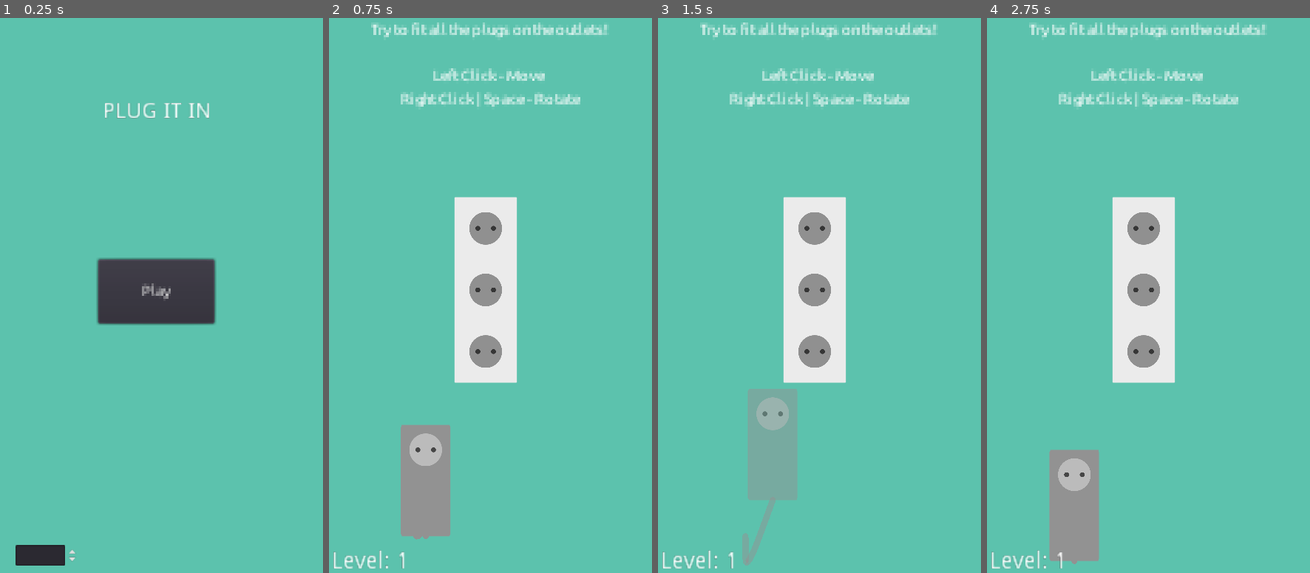
Above: before the commit, frames 1-4 (left to right).
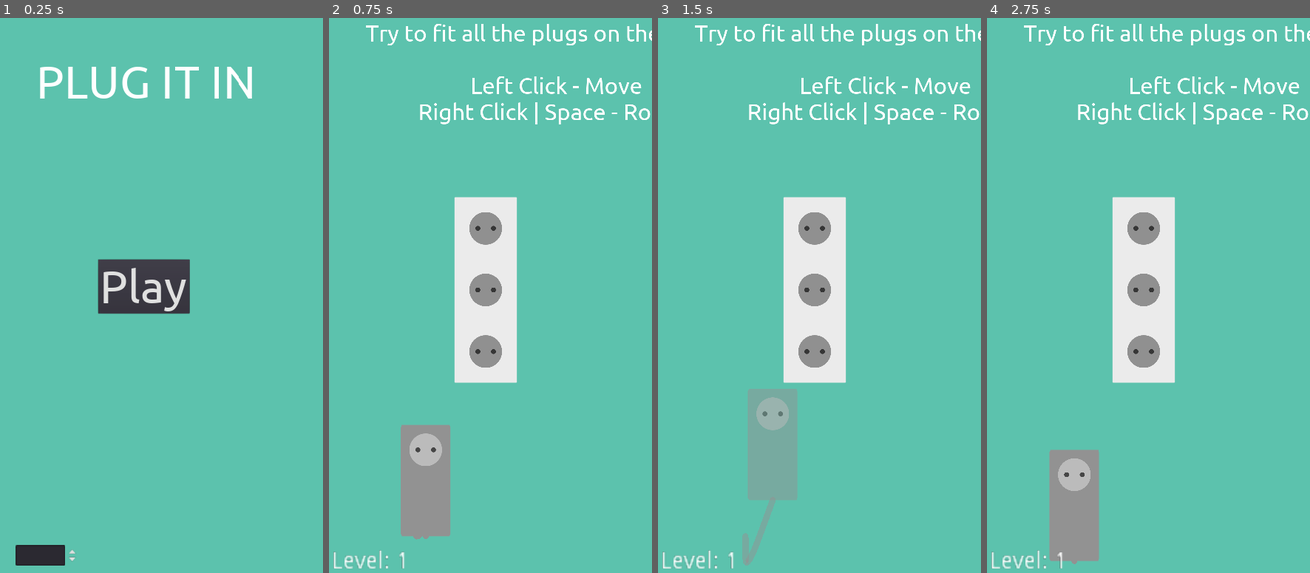
Above: after the commit, the same moments.

Repository: unSAME-Studio/ProjectOutlet
Game: Godot game, scene res://scenes/Menu.tscn
Two runs of this game, one before a commit and one after it. Both use one fixed random seed, a clock stepped at 60 frames per second and the inputs below.
Inputs (mouse positions are in pixels of both pictures, inside the frame that each line leads up to):
- Up to frame 1 (0.25 s): no input
- Up to frame 2 (0.75 s): click "Play" at 0.5 s
- Up to frame 3 (1.5 s): drag from (745, 506) to (848, 162) at 1.27 s
- Up to frame 4 (2.75 s): drag from (1077, 317) to (1083, 478) at 2.02 s

The runs differ from the first frame. In frame 1, 4.0% of the frame differs, in the area x 12-79%, y 8-56%; in frame 2, 3.5%; in frame 3, 3.5%; in frame 4, 3.5%.

Commit message:
Fixing Font Blurr

Diff:
--- a/scenes/Main.tscn
+++ b/scenes/Main.tscn
@@ -24,7 +24,7 @@
 margin_top = 83.0
 margin_right = -157.0
 margin_bottom = 97.0
-rect_scale = Vector2( 3.42883, 3.40738 )
+rect_scale = Vector2( 0.5, 0.5 )
 custom_fonts/font = ExtResource( 2 )
 text = "Try to fit all the plugs on the outlets!
 
--- a/scenes/Menu.tscn
+++ b/scenes/Menu.tscn
@@ -17,9 +17,8 @@
 anchor_bottom = 0.5
 margin_left = -190.0
 margin_top = -99.0
-margin_right = -73.0
-margin_bottom = -38.0
-rect_scale = Vector2( 3.22758, 3.41076 )
+margin_right = 107.0
+margin_bottom = 76.0
 custom_fonts/font = ExtResource( 2 )
 text = "Play"
 
@@ -38,11 +37,11 @@
 [node name="Label" type="Label" parent="Control"]
 anchor_left = 0.5
 anchor_right = 0.5
-margin_left = -174.0
-margin_top = 347.0
-margin_right = -104.0
-margin_bottom = 361.0
-rect_scale = Vector2( 5, 5 )
+margin_left = -390.0
+margin_top = 200.0
+margin_right = 327.003
+margin_bottom = 369.0
+custom_fonts/font = ExtResource( 2 )
 text = "Plug It In"
 uppercase = true
 
--- a/ui/fonts/Ubuntu_Reg.tres
+++ b/ui/fonts/Ubuntu_Reg.tres
@@ -3,4 +3,5 @@
 [ext_resource path="res://ui/fonts/Ubuntu-Regular.ttf" type="DynamicFontData" id=1]
 
 [resource]
+size = 150
 font_data = ExtResource( 1 )
